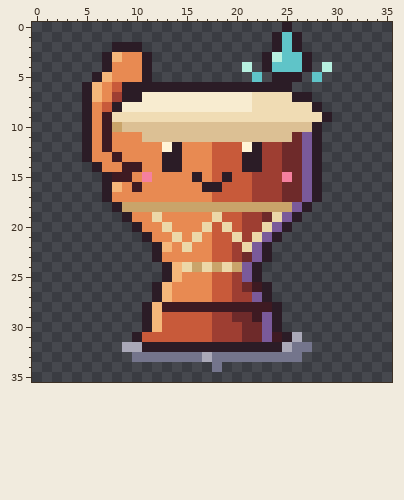
One commit to this pixel-art file: aseprite-source/v3/art-2701-pals-all/c04/opus2/gc-drum-tap-perch.aseprite. This is how it looked before the edit.
36x36 pixels, 1 frame. The old version is drawn lined up with the new one.
Once edited:
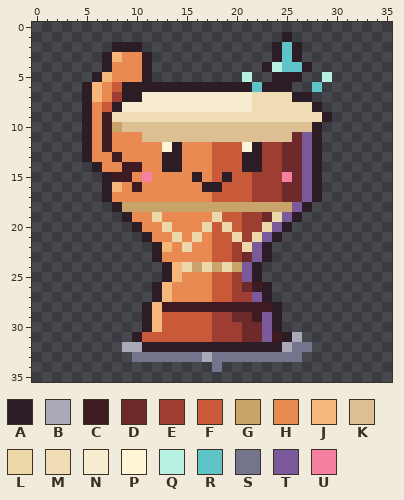
Palette (. is transparent): A #2b1c26  B #aaa9b8  C #3e1a22  D #6e2a2a  E #9e3e32  F #c85a3a  G #c9a46a  H #e88a52  J #f5b77a  K #dcc094  L #ecd8a8  M #f0dcb4  N #f8ecd0  P #fff4d6  Q #b6f0e0  R #5fc4c8  S #74758c  T #7a5a9a  U #f5809f
Changes in this commit:
whole drawing moved by +0,-1 (the old picture is shown already moved)
@@ x 19..31 @@
- 0 ......A......
- 1 .....ARA.....
+ 0 .............
+ 1 ......A......
  2 .....ARA.....
- 3 ....AQRRA....
- 4 ..Q.ARRRA.Q..
- 5 ...R.AAA.R...
- 6 AAAAAAA......
+ 3 .....ARA.....
+ 4 ....AQRRA....
+ 5 ..Q..AAA..Q..
+ 6 AAARAAA..R...
  7 NNNMMMMAA....
